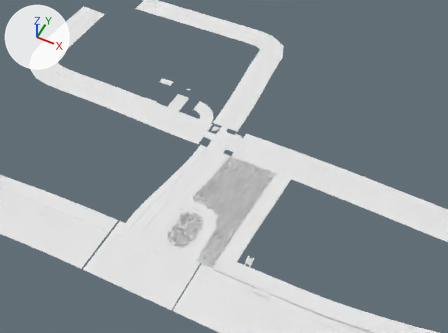
Renders of the Blender file TUTORIAL/scene.blend from each side of a commit.
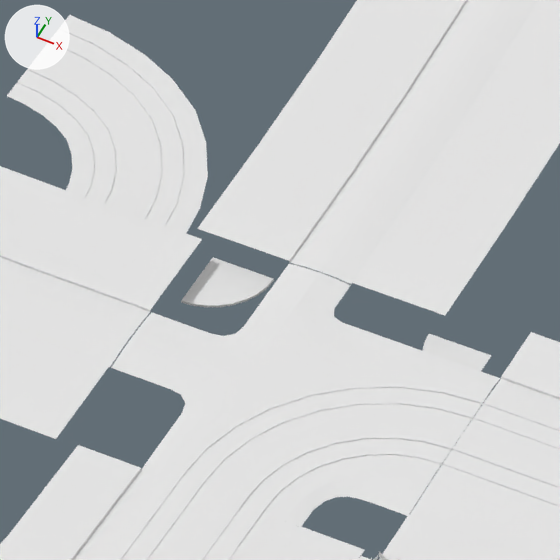
There are two pictures of each version: one from a 50 mm lens placed at (19.0, -169.1, 251.6), pointed at (-86.4, 41.6, -11.8), one close up on the part from 43% to 56% of the width and 30% to 47% of the height. Every picture has the same lights, and +X, +Y and +Z are marked at upper left.

Objects in the first close-up: 'cross01', 'cross01b', 'cross02.001', 'rail_corner00', 'road01', 'road02', 'road03', 'road04', 'road05'.
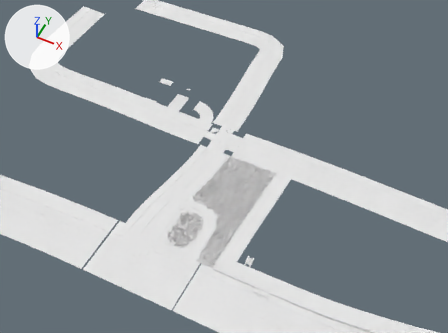
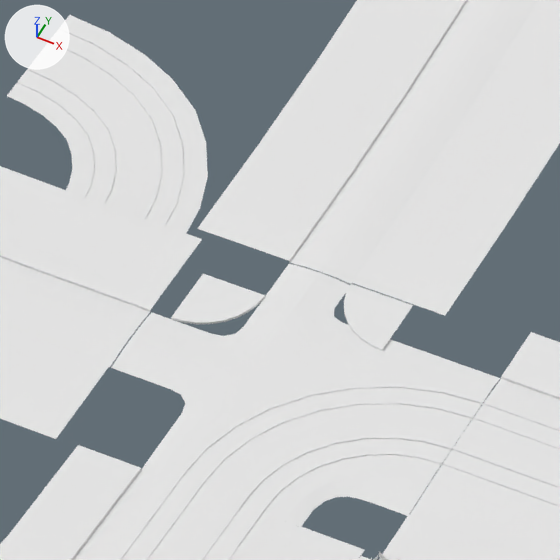
Commit message: * Cross updated.

What changed in the scene script:
```text
Change me_plane_014:
    where me_plane_014.from_pydata(...)  # 70 vertices, 32 faces; spans x -34.7..-16.7, y 33.7..37.7, z -0.3..-0.1
    used by ob_cross02_001; location = (-66.24, 20.12, 0.0)
    me_plane_014 part 1: the loose piece of 17 vertices spanning x -34.7..-30.7, y 33.7..37.7, z -0.1 is moved by (0.9, -3.0, 1.7)
    me_plane_014 part 2: the loose piece of 18 vertices spanning x -34.7..-30.7, y 33.7..37.7, z -0.3..-0.1 is moved by (0.9, -3.0, 1.7)
    me_plane_014 part 3: the loose piece of 17 vertices spanning x -20.7..-16.7, y 33.7..37.7, z -0.1 is moved by (-5.1, 0.1, 1.7)
    me_plane_014 part 4: the loose piece of 18 vertices spanning x -20.7..-16.7, y 33.7..37.7, z -0.3..-0.1 is moved by (-5.1, 0.1, 1.7)
```

What differs and where, as boxes (x1, y1, x2, y2) in the close-ups (560 x 560 px; the box of a moved part takes in the faces that stretch with it):
'cross02.001', reshaped
    before: (181, 257, 491, 371)
    after: (171, 274, 413, 351)
part 1 of me_plane_014, moved or reshaped
    before: (181, 257, 273, 306)
    after: (172, 274, 265, 322)
part 2 of me_plane_014, moved or reshaped
    before: (181, 279, 274, 307)
    after: (171, 296, 265, 324)
part 3 of me_plane_014, moved or reshaped
    before: (422, 334, 491, 371)
    after: (344, 284, 413, 350)
part 4 of me_plane_014, moved or reshaped (not visible before)
    after: (344, 312, 383, 351)
